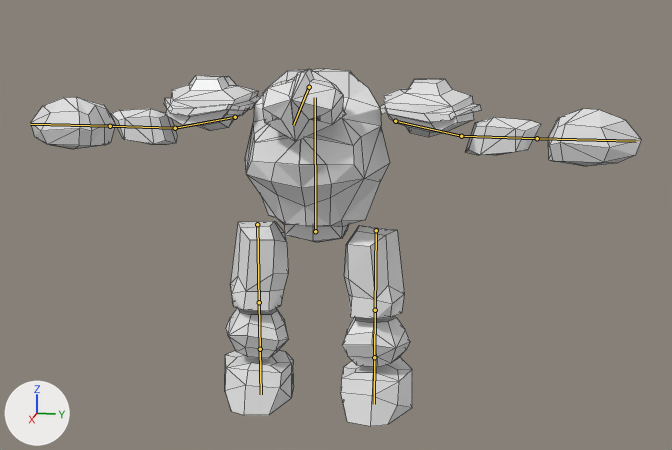
Before and after pictures for a commit that changed the Blender file Assets/Raw/Blender/Golem.blend.
Before and after are seen from a 50 mm lens placed at (13.93, 3.09, 6.4), pointed at (0.55, 0.42, 3.06). The lights are fixed; the arrows at lower left show +X, +Y and +Z. The bones that bend it are drawn over the model as lines. Mesh edges are drawn as thin lines.
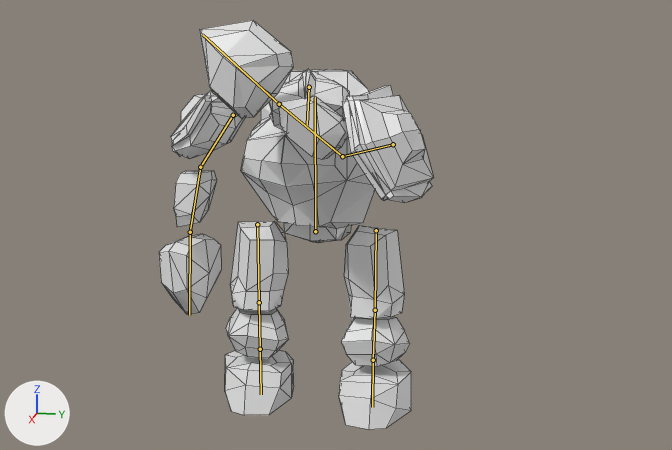
The newer file adds an action. The first version stands in its rest pose; the second is drawn at frame 20 of the action 'attack_2'.

Boxes [x1, y1, x2, y2] around the edits, measured in the pictures (672 x 450 px):
'Cube', posed (55% narrower, 15% taller): before [31, 69, 641, 426]; after [159, 20, 433, 430]
bone 'Bone.003', root to tip: before (395, 121) to (461, 136); after (393, 144) to (342, 156)
bone 'Bone.004', root to tip: before (461, 136) to (537, 138); after (342, 156) to (279, 104)
bone 'Bone.005', root to tip: before (537, 138) to (636, 141); after (279, 104) to (202, 34)
bone 'Bone.006', root to tip: before (235, 117) to (175, 128); after (233, 115) to (200, 167)
bone 'Bone.007', root to tip: before (175, 128) to (110, 126); after (200, 167) to (190, 232)
bone 'Bone.008', root to tip: before (110, 126) to (30, 124); after (190, 232) to (189, 315)
bone 'Bone.012', root to tip: before (375, 310) to (374, 357); after (375, 310) to (373, 360)
bone 'Bone.013', root to tip: before (374, 357) to (374, 404); after (373, 360) to (372, 407)
bone 'Bone.001', root to tip: before (309, 87) to (293, 125); after (309, 87) to (307, 125)

Patch to the scene script:
```diff
--- a/Assets/Raw/Blender/Golem.blend.py
+++ b/Assets/Raw/Blender/Golem.blend.py
@@ bone_bone @@
 bone_bone = bpy.data.objects['Armature'].pose.bones['Bone']
-bone_bone.rotation_quaternion = (1.0, 0.0, 0.0, 0.0)  # degrees (0, 0, 0)
+bone_bone.rotation_quaternion = (0.991, 0.0, -0.131, 0.0)  # degrees (0, -15, 0)
@@ bone_bone_003 @@
 bone_bone_003 = bpy.data.objects['Armature'].pose.bones['Bone.003']
-bone_bone_003.location = (0.0, 0.0, 0.0)
-bone_bone_003.rotation_quaternion = (1.0, 0.0, 0.0, 0.0)  # degrees (0, 0, 0)
+bone_bone_003.location = (0.476, 0.065, -0.084)
+bone_bone_003.rotation_quaternion = (0.462, -0.415, -0.15, -0.769)  # degrees (-14, -51, -111)
@@ bone_bone_004 @@
 bone_bone_004 = bpy.data.objects['Armature'].pose.bones['Bone.004']  # child of 'Bone.003'
-bone_bone_004.rotation_quaternion = (1.0, 0.0, 0.0, 0.0)  # degrees (0, 0, 0)
+bone_bone_004.rotation_quaternion = (0.779, -0.323, -0.396, -0.363)  # degrees (-24, -58, -36)
@@ bone_bone_005 @@
 bone_bone_005 = bpy.data.objects['Armature'].pose.bones['Bone.005']  # child of 'Bone.004'
-bone_bone_005.rotation_quaternion = (1.0, 0.0, 0.0, 0.0)  # degrees (0, 0, 0)
+bone_bone_005.rotation_quaternion = (0.985, -0.174, 0.0, 0.0)  # degrees (-20, 0, 0)
@@ bone_bone_006 @@
 bone_bone_006 = bpy.data.objects['Armature'].pose.bones['Bone.006']
-bone_bone_006.location = (0.0, 0.0, 0.0)
-bone_bone_006.rotation_quaternion = (1.0, 0.0, 0.0, 0.0)  # degrees (0, 0, 0)
+bone_bone_006.location = (-0.083, 0.047, -0.047)
+bone_bone_006.rotation_quaternion = (0.92, 0.334, 0.081, 0.186)  # degrees (40, 1, 23)
@@ bone_bone_007 @@
 bone_bone_007 = bpy.data.objects['Armature'].pose.bones['Bone.007']  # child of 'Bone.006'
-bone_bone_007.rotation_quaternion = (1.0, 0.0, 0.0, 0.0)  # degrees (0, 0, 0)
+bone_bone_007.rotation_quaternion = (0.954, -0.301, 0.0, 0.0)  # degrees (-35, 0, 0)
@@ bone_bone_008 @@
 bone_bone_008 = bpy.data.objects['Armature'].pose.bones['Bone.008']  # child of 'Bone.007'
-bone_bone_008.rotation_quaternion = (1.0, 0.0, 0.0, 0.0)  # degrees (0, 0, 0)
+bone_bone_008.rotation_quaternion = (0.996, -0.087, 0.0, 0.0)  # degrees (-10, 0, 0)
@@ bone_bone_012 @@
 bone_bone_012 = bpy.data.objects['Armature'].pose.bones['Bone.012']  # child of 'Bone.011'
-bone_bone_012.rotation_quaternion = (1.0, 0.0, 0.0, 0.0)  # degrees (0, 0, 0)
+bone_bone_012.rotation_quaternion = (0.996, -0.087, 0.0, 0.0)  # degrees (-10, 0, 0)
@@ bone_bone_013 @@
 bone_bone_013 = bpy.data.objects['Armature'].pose.bones['Bone.013']  # child of 'Bone.012'
-bone_bone_013.rotation_quaternion = (1.0, 0.0, 0.0, 0.0)  # degrees (0, 0, 0)
+bone_bone_013.rotation_quaternion = (0.996, 0.0, 0.0, 0.087)  # degrees (0, 0, 10)
@@ bone_bone_001 @@
 bone_bone_001 = bpy.data.objects['Armature'].pose.bones['Bone.001']
-bone_bone_001.rotation_quaternion = (1.0, 0.0, 0.0, 0.0)  # degrees (0, 0, 0)
+bone_bone_001.rotation_quaternion = (0.996, -0.087, 0.0, 0.0)  # degrees (-10, 0, 0)
```
